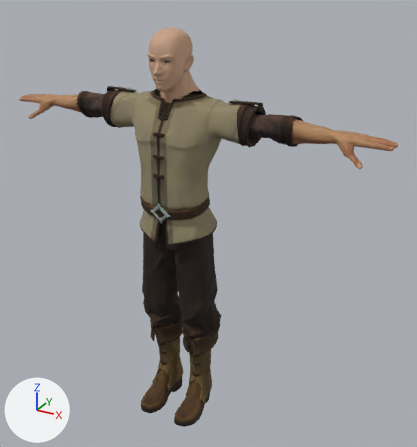
Before and after pictures for a commit that changed the glTF model editor/assets/characters/peasant-male.glb.
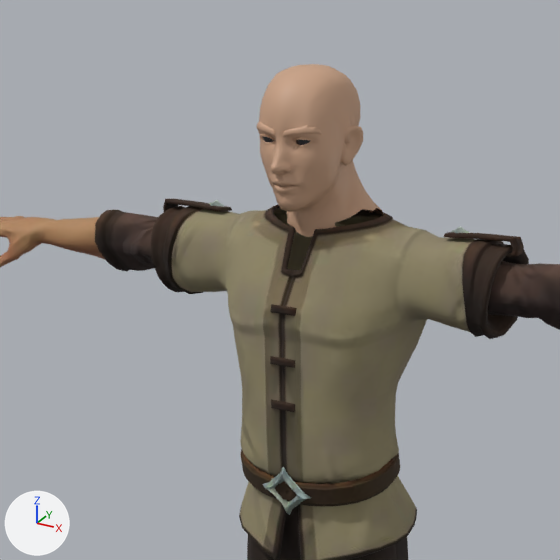
There are two pictures of each version: one whole from a 50 mm camera at (1.266, -1.988, 2.016) aimed at (0.117, 0.1, 0.972), one close up on the part from 9% to 67% of the width and 0% to 54% of the height. The axes (+X, +Y, +Z) are drawn at lower left. The lights are the same throughout. The first two pictures are the older version.

In view in the first close-up: 'Eyebrows', 'Head', 'Male_Peasant_Arms', 'Male_Peasant_Body', 'Male_Peasant_Legs' and 1 more.
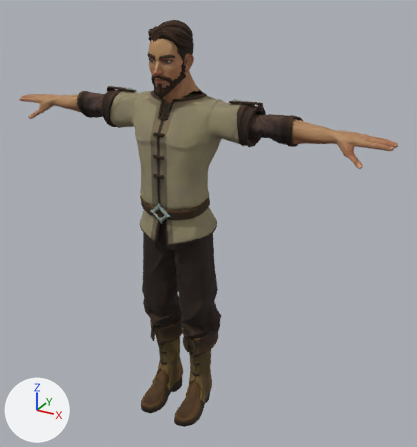
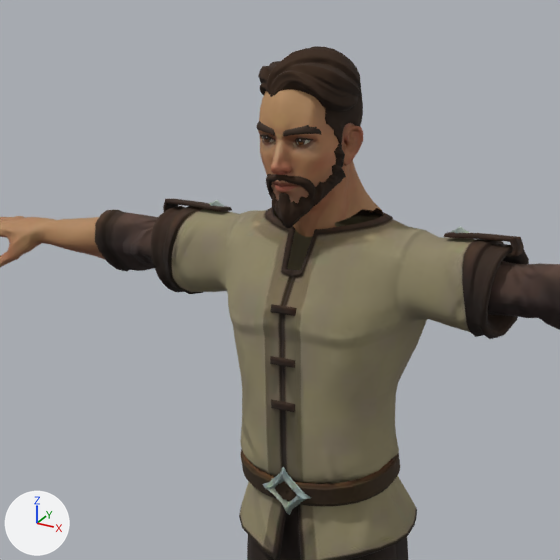
Where the change shows, as pixel boxes [x1, y1, x2, y2] in the close-ups (560 x 560 px):
```json
{"object": "Head", "change": "recoloured", "before": [258, 89, 382, 237], "after": [258, 89, 382, 237], "on screen": "darker"}
{"object": "Hair_SimpleParted", "change": "added", "after": [258, 46, 363, 144], "on screen": "brown"}
{"object": "Hair_Beard", "change": "added", "after": [266, 144, 346, 228]}
{"object": "Eyebrows", "change": "recoloured", "before": [257, 121, 322, 142], "after": [257, 121, 322, 142], "on screen": "beige to brown"}
```

The change, as JSON lines over the scene's bpy script:
```json
{"op": "add", "block": "img_t_superhero_male_dark", "code": ["img_t_superhero_male_dark = load_image('T_Superhero_Male_Dark', '_unpacked/T_Superhero_Male_Dark', 1024, 1024, 'sRGB')"]}
{"op": "add", "block": "img_t_superhero_male_normal", "code": ["img_t_superhero_male_normal = load_image('T_Superhero_Male_Normal', '_unpacked/T_Superhero_Male_Normal', 1024, 1024, 'Non-Color')"]}
{"op": "add", "block": "img_t_superhero_male_roughness", "code": ["img_t_superhero_male_roughness = load_image('T_Superhero_Male_Roughness', '_unpacked/T_Superhero_Male_Roughness', 1024, 1024, 'Non-Color')"]}
{"op": "add", "block": "img_t_hair_1_basecolor", "code": ["img_t_hair_1_basecolor = load_image('T_Hair_1_BaseColor', '_unpacked/T_Hair_1_BaseColor', 1024, 1024, 'sRGB')"]}
{"op": "add", "block": "img_t_hair_1_normal", "code": ["img_t_hair_1_normal = load_image('T_Hair_1_Normal', '_unpacked/T_Hair_1_Normal', 1024, 1024, 'Non-Color')"]}
{"op": "add", "block": "mat_mi_superhero_male", "code": ["mat_mi_superhero_male = bpy.data.materials.new('MI_Superhero_Male')", "# uses the picture img_t_superhero_male_dark", "# uses the picture img_t_superhero_male_normal", "# uses the picture img_t_superhero_male_roughness"]}
{"op": "add", "block": "mat_mi_hair_1", "code": ["mat_mi_hair_1 = bpy.data.materials.new('MI_Hair_1')", "# colours: brown #5a3d26, mixed with the vertex colours", "# uses the picture img_t_hair_1_basecolor"]}
{"op": "add", "block": "mat_mi_hair_1_001", "code": ["mat_mi_hair_1_001 = bpy.data.materials.new('MI_Hair_1.001')", "# colours: brown #5a3d26", "# uses the picture img_t_hair_1_basecolor", "# uses the picture img_t_hair_1_normal"]}
{"op": "add", "block": "mat_mi_hair_1_002", "code": ["mat_mi_hair_1_002 = bpy.data.materials.new('MI_Hair_1.002')", "# colours: brown #5a3d26", "# uses the picture img_t_hair_1_basecolor", "# uses the picture img_t_hair_1_normal"]}
{"block": "me_face", "where": "me_face.from_pydata(...)  # 558 vertices, 984 faces; spans x -0.0623..0.0623, y -0.0945..-0.0569, z 1.6949..1.7255"}
{"op": "remove", "block": "me_face", "code": "me_face.materials.append(mat_skin)"}
{"op": "add", "block": "me_face", "code": "me_face.materials.append(mat_mi_hair_1)"}
{"block": "me_sphere_005_retopology_004", "where": "me_sphere_005_retopology_004.from_pydata(...)  # 1443 vertices, 2852 faces; spans x -0.093..0.093, y -0.115..0.123, z 1.524..1.81"}
{"op": "remove", "block": "me_sphere_005_retopology_004", "code": "me_sphere_005_retopology_004.materials.append(mat_skin)"}
{"op": "add", "block": "me_sphere_005_retopology_004", "code": "me_sphere_005_retopology_004.materials.append(mat_mi_superhero_male)"}
{"op": "add", "block": "me_plane_002", "code": ["me_plane_002 = bpy.data.meshes.new('Plane.002')", "me_plane_002.from_pydata(...)  # 695 vertices, 1301 faces; spans x -0.085..0.09, y -0.079..0.108, z 1.661..1.84", "me_plane_002.materials.append(mat_mi_hair_1_001)"]}
{"op": "add", "block": "me_plane_006", "code": ["me_plane_006 = bpy.data.meshes.new('Plane.006')", "me_plane_006.from_pydata(...)  # 596 vertices, 1034 faces; spans x -0.081..0.081, y -0.097..0.008, z 1.55..1.689", "me_plane_006.materials.append(mat_mi_hair_1_002)"]}
{"op": "add", "block": "ob_hair_simpleparted", "code": ["ob_hair_simpleparted = bpy.data.objects.new('Hair_SimpleParted', me_plane_002)", "ob_hair_simpleparted.location = (0.0, 0.0, 0.0)"]}
{"op": "add", "block": "ob_hair_beard", "code": ["ob_hair_beard = bpy.data.objects.new('Hair_Beard', me_plane_006)", "ob_hair_beard.location = (0.0, 0.0, 0.0)"]}
```
